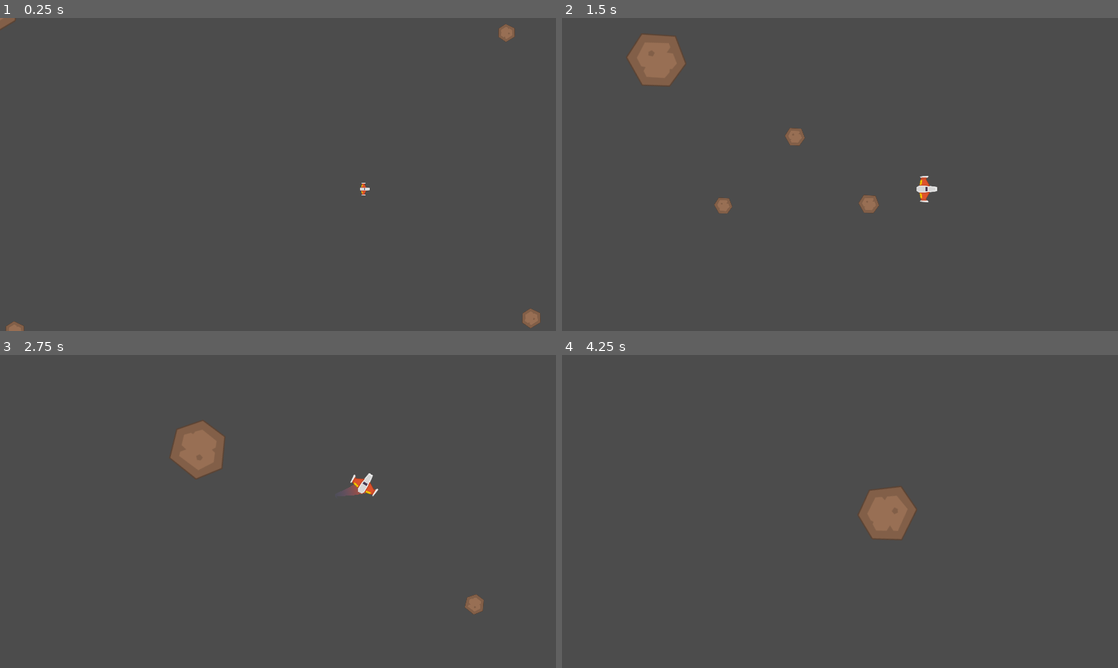
Above: before the commit, frames 1-4 (two rows, left to right).
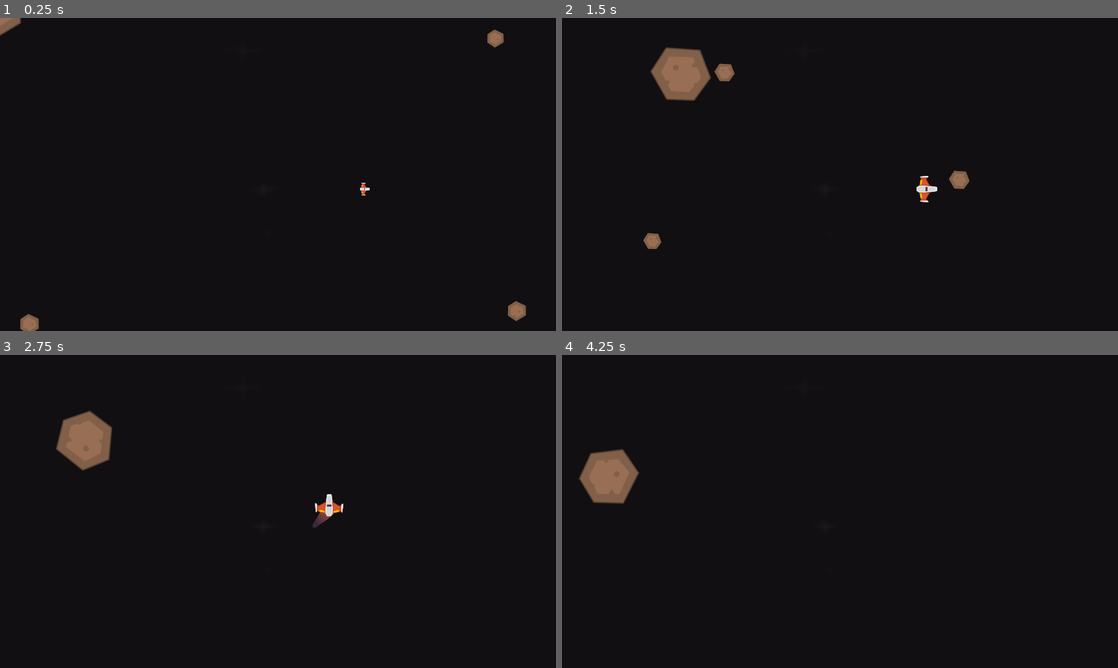
Above: after the commit, the same moments.

Repository: Agustinrach/Meteoritos
Game: Godot game, scene res://Juego/Niveles/NivelTest.tscn
Same seed, same stepped clock (60 frames per second), same inputs: the game is played once before the commit and once after it. The project has no main scene, so this scene is started directly.
Inputs (mouse positions are in pixels of both pictures, inside the frame that each line leads up to):
- Up to frame 1 (0.25 s): no input
- Up to frame 2 (1.5 s): move the mouse to (962, 158) at 0.52 s; press the mouse at (962, 158) at 0.53 s; hold W (mover_adelante) 0.53-1.28 s; move the mouse to (728, 190) at 1.27 s; release the mouse at (728, 190) at 1.28 s; hold S (mover_atras) from 1.28 s (still down); right-click (728, 190) at 1.35 s
- Up to frame 3 (2.75 s): move the mouse to (333, 442) at 2.02 s; release S (mover_atras) at 2.03 s; hold W (mover_adelante) from 2.03 s (still down); hold Left (rotar_antihorario) from 2.03 s (still down)
- Up to frame 4 (4.25 s): move the mouse to (812, 574) at 2.77 s; release Left (rotar_antihorario) at 2.78 s; tap Right (rotar_horario) at 2.85 s; move the mouse to (1006, 558) at 3.52 s; release W (mover_adelante) at 3.53 s; press the mouse at (1006, 558) at 3.53 s; hold S (mover_atras) from 3.53 s (still down)

The runs differ from the first frame. In frame 1, 100% of the frame differs, in the area x 0-100%, y 0-100%; in frame 2, 99%; in frame 3, 100%; in frame 4, 100%.

Commit message:
explosionMeteorito y fondo

Diff:
--- a/Juego/Autoloads/Eventos.gd
+++ b/Juego/Autoloads/Eventos.gd
@@ -3,3 +3,4 @@
 signal disparo(proyectil)
 signal nave_destruida (posicion)
 signal spawn_meteorito(posicion, direccion, tamanio)
+signal meteorito_destruido(posicion)
--- /dev/null
+++ b/Juego/Explosiones/ExplosionMeteorito.gd
@@ -0,0 +1,6 @@
+class_name ExplosionMeteorito
+extends Node2D
+
+
+func _on_AnimationPlayer_animation_finished(anim_name):
+	queue_free()
--- /dev/null
+++ b/Juego/Explosiones/ExplosionMeteorito.tscn
@@ -0,0 +1,273 @@
+[gd_scene load_steps=10 format=2]
+
+[ext_resource path="res://Juego/Explosiones/meteoritoDim2.png" type="Texture" id=1]
+[ext_resource path="res://Juego/Explosiones/meteoritoMed1.png" type="Texture" id=2]
+[ext_resource path="res://Juego/Explosiones/meteoritoMed2.png" type="Texture" id=3]
+[ext_resource path="res://Juego/Explosiones/meteoritoPeq1.png" type="Texture" id=4]
+[ext_resource path="res://Juego/Explosiones/meteoritoPeq2.png" type="Texture" id=5]
+[ext_resource path="res://Juego/Explosiones/meteoritoDim1.png" type="Texture" id=6]
+[ext_resource path="res://Juego/Explosiones/explosionMeteoritoo.ogg" type="AudioStream" id=7]
+[ext_resource path="res://Juego/Explosiones/ExplosionMeteorito.gd" type="Script" id=8]
+
+[sub_resource type="Animation" id=1]
+resource_name = "default"
+length = 1.5
+tracks/0/type = "value"
+tracks/0/path = NodePath("SpriteDiminuto1:position")
+tracks/0/interp = 1
+tracks/0/loop_wrap = true
+tracks/0/imported = false
+tracks/0/enabled = true
+tracks/0/keys = {
+"times": PoolRealArray( 0, 1.5 ),
+"transitions": PoolRealArray( 1, 1 ),
+"update": 0,
+"values": [ Vector2( 0, 0 ), Vector2( 70, 70 ) ]
+}
+tracks/1/type = "value"
+tracks/1/path = NodePath("SpriteDiminuto1:rotation_degrees")
+tracks/1/interp = 1
+tracks/1/loop_wrap = true
+tracks/1/imported = false
+tracks/1/enabled = true
+tracks/1/keys = {
+"times": PoolRealArray( 0, 1.5 ),
+"transitions": PoolRealArray( 1, 1 ),
+"update": 0,
+"values": [ 0.0, 195.4 ]
+}
+tracks/2/type = "value"
+tracks/2/path = NodePath("SpriteDiminuto1:scale")
+tracks/2/interp = 1
+tracks/2/loop_wrap = true
+tracks/2/imported = false
+tracks/2/enabled = true
+tracks/2/keys = {
+"times": PoolRealArray( 0, 1.5 ),
+"transitions": PoolRealArray( 1, 1 ),
+"update": 0,
+"values": [ Vector2( 1, 1 ), Vector2( 0, 0 ) ]
+}
+tracks/3/type = "value"
+tracks/3/path = NodePath("SpriteDiminuto2:position")
+tracks/3/interp = 1
+tracks/3/loop_wrap = true
+tracks/3/imported = false
+tracks/3/enabled = true
+tracks/3/keys = {
+"times": PoolRealArray( 0, 1.5 ),
+"transitions": PoolRealArray( 1, 1 ),
+"update": 0,
+"values": [ Vector2( 0, 0 ), Vector2( -91.3443, -66.1459 ) ]
+}
+tracks/4/type = "value"
+tracks/4/path = NodePath("SpriteDiminuto2:rotation_degrees")
+tracks/4/interp = 1
+tracks/4/loop_wrap = true
+tracks/4/imported = false
+tracks/4/enabled = true
+tracks/4/keys = {
+"times": PoolRealArray( 0, 1.5 ),
+"transitions": PoolRealArray( 1, 1 ),
+"update": 0,
+"values": [ 0.0, -129.6 ]
+}
+tracks/5/type = "value"
+tracks/5/path = NodePath("SpriteDiminuto2:scale")
+tracks/5/interp = 1
+tracks/5/loop_wrap = true
+tracks/5/imported = false
+tracks/5/enabled = true
+tracks/5/keys = {
+"times": PoolRealArray( 0, 1.5 ),
+"transitions": PoolRealArray( 1, 1 ),
+"update": 0,
+"values": [ Vector2( 1, 1 ), Vector2( 0.15, 0.15 ) ]
+}
+tracks/6/type = "value"
+tracks/6/path = NodePath("SpriteMedio1:position")
+tracks/6/interp = 1
+tracks/6/loop_wrap = true
+tracks/6/imported = false
+tracks/6/enabled = true
+tracks/6/keys = {
+"times": PoolRealArray( 0, 1.5 ),
+"transitions": PoolRealArray( 1, 1 ),
+"update": 0,
+"values": [ Vector2( 0, 0 ), Vector2( 149.226, -28.0633 ) ]
+}
+tracks/7/type = "value"
+tracks/7/path = NodePath("SpriteMedio1:rotation_degrees")
+tracks/7/interp = 1
+tracks/7/loop_wrap = true
+tracks/7/imported = false
+tracks/7/enabled = true
+tracks/7/keys = {
+"times": PoolRealArray( 0, 1.5 ),
+"transitions": PoolRealArray( 1, 1 ),
+"update": 0,
+"values": [ 0.0, -144.0 ]
+}
+tracks/8/type = "value"
+tracks/8/path = NodePath("SpriteMedio1:scale")
+tracks/8/interp = 1
+tracks/8/loop_wrap = true
+tracks/8/imported = false
+tracks/8/enabled = true
+tracks/8/keys = {
+"times": PoolRealArray( 0, 1.5 ),
+"transitions": PoolRealArray( 1, 1 ),
+"update": 0,
+"values": [ Vector2( 1, 1 ), Vector2( 0.1, 0.1 ) ]
+}
+tracks/9/type = "value"
+tracks/9/path = NodePath("SpriteMedio2:position")
+tracks/9/interp = 1
+tracks/9/loop_wrap = true
+tracks/9/imported = false
+tracks/9/enabled = true
+tracks/9/keys = {
+"times": PoolRealArray( 0, 1.5 ),
+"transitions": PoolRealArray( 1, 1 ),
+"update": 0,
+"values": [ Vector2( 0, 0 ), Vector2( -146.107, 29.8451 ) ]
+}
+tracks/10/type = "value"
+tracks/10/path = NodePath("SpriteMedio2:rotation_degrees")
+tracks/10/interp = 1
+tracks/10/loop_wrap = true
+tracks/10/imported = false
+tracks/10/enabled = true
+tracks/10/keys = {
+"times": PoolRealArray( 0, 1.5 ),
+"transitions": PoolRealArray( 1, 1 ),
+"update": 0,
+"values": [ 0.0, -244.8 ]
+}
+tracks/11/type = "value"
+tracks/11/path = NodePath("SpriteMedio2:scale")
+tracks/11/interp = 1
+tracks/11/loop_wrap = true
+tracks/11/imported = false
+tracks/11/enabled = true
+tracks/11/keys = {
+"times": PoolRealArray( 0, 1.5 ),
+"transitions": PoolRealArray( 1, 1 ),
+"update": 0,
+"values": [ Vector2( 1, 1 ), Vector2( 0.1, 0.1 ) ]
+}
+tracks/12/type = "value"
+tracks/12/path = NodePath("SpritePequeño1:position")
+tracks/12/interp = 1
+tracks/12/loop_wrap = true
+tracks/12/imported = false
+tracks/12/enabled = true
+tracks/12/keys = {
+"times": PoolRealArray( 0, 1.5 ),
+"transitions": PoolRealArray( 1, 1 ),
+"update": 0,
+"values": [ Vector2( 0, 0 ), Vector2( -21.827, 102.899 ) ]
+}
+tracks/13/type = "value"
+tracks/13/path = NodePath("SpritePequeño1:rotation_degrees")
+tracks/13/interp = 1
+tracks/13/loop_wrap = true
+tracks/13/imported = false
+tracks/13/enabled = true
+tracks/13/keys = {
+"times": PoolRealArray( 0, 1.5 ),
+"transitions": PoolRealArray( 1, 1 ),
+"update": 0,
+"values": [ 0.0, -244.8 ]
+}
+tracks/14/type = "value"
+tracks/14/path = NodePath("SpritePequeño1:scale")
+tracks/14/interp = 1
+tracks/14/loop_wrap = true
+tracks/14/imported = false
+tracks/14/enabled = true
+tracks/14/keys = {
+"times": PoolRealArray( 0, 1.5 ),
+"transitions": PoolRealArray( 1, 1 ),
+"update": 0,
+"values": [ Vector2( 1, 1 ), Vector2( 0.1, 0.1 ) ]
+}
+tracks/15/type = "value"
+tracks/15/path = NodePath("SpritePequeño2:position")
+tracks/15/interp = 1
+tracks/15/loop_wrap = true
+tracks/15/imported = false
+tracks/15/enabled = true
+tracks/15/keys = {
+"times": PoolRealArray( 0, 1.5 ),
+"transitions": PoolRealArray( 1, 1 ),
+"update": 0,
+"values": [ Vector2( 0, 0 ), Vector2( 66.2253, -112.246 ) ]
+}
+tracks/16/type = "value"
+tracks/16/path = NodePath("SpritePequeño2:rotation_degrees")
+tracks/16/interp = 1
+tracks/16/loop_wrap = true
+tracks/16/imported = false
+tracks/16/enabled = true
+tracks/16/keys = {
+"times": PoolRealArray( 0, 1.5 ),
+"transitions": PoolRealArray( 1, 1 ),
+"update": 0,
+"values": [ 0.0, 216.0 ]
+}
+tracks/17/type = "value"
+tracks/17/path = NodePath("SpritePequeño2:scale")
+tracks/17/interp = 1
+tracks/17/loop_wrap = true
+tracks/17/imported = false
+tracks/17/enabled = true
+tracks/17/keys = {
+"times": PoolRealArray( 0, 1.5 ),
+"transitions": PoolRealArray( 1, 1 ),
+"update": 0,
+"values": [ Vector2( 1, 1 ), Vector2( 0.1, 0.1 ) ]
+}
+tracks/18/type = "value"
+tracks/18/path = NodePath("AudioStreamPlayer2D:playing")
+tracks/18/interp = 1
+tracks/18/loop_wrap = true
+tracks/18/imported = false
+tracks/18/enabled = true
+tracks/18/keys = {
+"times": PoolRealArray( 0, 1.2 ),
+"transitions": PoolRealArray( 1, 1 ),
+"update": 1,
+"values": [ true, false ]
+}
+
+[node name="ExplosionMeteorito" type="Node2D"]
+script = ExtResource( 8 )
+
+[node name="SpriteDiminuto1" type="Sprite" parent="."]
+texture = ExtResource( 6 )
+
+[node name="SpriteDiminuto2" type="Sprite" parent="."]
+texture = ExtResource( 1 )
+
+[node name="SpriteMedio1" type="Sprite" parent="."]
+texture = ExtResource( 2 )
+
+[node name="SpriteMedio2" type="Sprite" parent="."]
+texture = ExtResource( 3 )
+
+[node name="SpritePequeño1" type="Sprite" parent="."]
+texture = ExtResource( 4 )
+
+[node name="SpritePequeño2" type="Sprite" parent="."]
+texture = ExtResource( 5 )
+
+[node name="AnimationPlayer" type="AnimationPlayer" parent="."]
+autoplay = "default"
+anims/default = SubResource( 1 )
+
+[node name="AudioStreamPlayer2D" type="AudioStreamPlayer2D" parent="."]
+position = Vector2( 1.12244, 0.347336 )
+stream = ExtResource( 7 )
+
+[connection signal="animation_finished" from="AnimationPlayer" to="." method="_on_AnimationPlayer_animation_finished"]
--- a/Juego/Meteorito/Meteorito.gd
+++ b/Juego/Meteorito/Meteorito.gd
@@ -26,14 +26,19 @@
 	# calculo masa, tamaño sprite y de colisioandor
 	mass *= tamanio
 	$Sprite.scale= Vector2.ONE * tamanio
+
 	#radio = diametro / 2
+
 	var radio:int = int ($Sprite.texture.get_size().x / 2 * tamanio)
 	var forma_colision : CircleShape2D = CircleShape2D.new()
 	forma_colision.radius = radio
 	$CollisionShape2D.shape = forma_colision
+
 	#calcular velocidades
-	linear_velocity = vel_lineal_base * dir / tamanio
-	angular_velocity = vel_ang_base * tamanio
+
+	linear_velocity = (vel_lineal_base * dir / tamanio) * aleatorizar_velocidad()
+	angular_velocity = (vel_ang_base * tamanio) * aleatorizar_velocidad()
+
 	#calcular hitpoints
 	hitpoints = hitpoints_base * tamanio
 
@@ -47,4 +52,11 @@
 
 func destruir() -> void:
 	$CollisionShape2D.set_deferred("disabled", true)
+	Eventos.emit_signal("meteorito_destruido", global_position)
 	queue_free()
+
+# metodos custom
+
+func aleatorizar_velocidad() -> float:
+	randomize()
+	return rand_range(1.1, 1.4)
--- a/Juego/Naves/player/Player.gd
+++ b/Juego/Naves/player/Player.gd
@@ -137,3 +137,9 @@
 	if hitpoints <=0.0:
 		destruir()
 	impacto_sfx.stop()
+
+
+func _on_body_entered(body):
+	if body is Meteorito:
+		body.destruir()
+		destruir()
--- a/Juego/Naves/player/Player.tscn
+++ b/Juego/Naves/player/Player.tscn
@@ -44,6 +44,9 @@
 collision_mask = 22
 physics_material_override = ExtResource( 2 )
 gravity_scale = 0.0
+contacts_reported = 2
+contact_monitor = true
+can_sleep = false
 linear_damp = 1.0
 angular_damp = 4.0
 script = ExtResource( 3 )
@@ -106,6 +109,7 @@
 [node name="Escudo" parent="." instance=ExtResource( 10 )]
 position = Vector2( -0.656487, 0.230141 )
 
+[connection signal="body_entered" from="." to="." method="_on_body_entered"]
 [connection signal="timeout" from="Canion/TimerEnfriamiento" to="Canion" method="_on_TimerEnfriamiento_timeout"]
 [connection signal="animation_finished" from="AnimationPlayer" to="." method="_on_AnimationPlayer_animation_finished"]
 
--- a/Juego/Niveles/Nivel.gd
+++ b/Juego/Niveles/Nivel.gd
@@ -5,7 +5,8 @@
 ## atributos export
 
 export var explosion:PackedScene = null
-export var meteorito:PackedScene
+export var meteorito:PackedScene =null
+export var explosion_meteorito: PackedScene = null
 
 ## atributos onready
 onready var contenedor_proyectiles:Node
@@ -22,6 +23,7 @@
 		Eventos.connect("disparo", self, "_on_disparo")
 		Eventos.connect("nave_destruida", self, "_on_nave_destruida")
 		Eventos.connect("spawn_meteorito", self, "on_spawn_meteoritos")
+		Eventos.connect("meteorito_destruido", self, "_on_meteorito_destrudio")
 
 func crear_contenedores() -> void:
 	contenedor_proyectiles = Node.new()
@@ -49,3 +51,8 @@
 		tamanio
 	)
 	contenedor_meteoritos.add_child(new_meteorito)
+
+func _on_meteorito_destrudio (pos :Vector2) -> void:
+	var new_explosion:ExplosionMeteorito = explosion_meteorito.instance()
+	new_explosion.global_position = pos
+	add_child(new_explosion)
--- a/Juego/Niveles/NivelTest.tscn
+++ b/Juego/Niveles/NivelTest.tscn
@@ -1,19 +1,25 @@
-[gd_scene load_steps=7 format=2]
+[gd_scene load_steps=9 format=2]
 
 [ext_resource path="res://Juego/Niveles/Nivel.gd" type="Script" id=1]
 [ext_resource path="res://Juego/Naves/player/Player.tscn" type="PackedScene" id=2]
 [ext_resource path="res://default_env.tres" type="Environment" id=3]
 [ext_resource path="res://Juego/Explosiones/Explosion.tscn" type="PackedScene" id=4]
+[ext_resource path="res://Juego/Explosiones/ExplosionMeteorito.tscn" type="PackedScene" id=5]
 [ext_resource path="res://Juego/Meteorito/SpawnerMeteoritos.tscn" type="PackedScene" id=6]
 [ext_resource path="res://Juego/Meteorito/Meteorito.tscn" type="PackedScene" id=7]
+[ext_resource path="res://Juego/Niveles/Fondos/Fondoblack.png" type="Texture" id=8]
 
 [node name="NivelTest" type="Node2D"]
 script = ExtResource( 1 )
 explosion = ExtResource( 4 )
 meteorito = ExtResource( 7 )
+explosion_meteorito = ExtResource( 5 )
 
 [node name="Player" parent="." instance=ExtResource( 2 )]
 position = Vector2( 1259.72, 590.267 )
+
+[node name="Canion" parent="Player" index="3"]
+danio_proyectil = 15
 
 [node name="WorldEnvironment" type="WorldEnvironment" parent="."]
 environment = ExtResource( 3 )
@@ -33,3 +39,11 @@
 [node name="SpawnerMeteoritos2" parent="." instance=ExtResource( 6 )]
 position = Vector2( -106.209, -70.8059 )
 direccion = Vector2( 2, 1 )
+
+[node name="Fondo" type="Sprite" parent="."]
+position = Vector2( 932.338, 589.847 )
+scale = Vector2( 14.5179, 8.58008 )
+texture = ExtResource( 8 )
+
+[editable path="Player"]
+[editable path="Player/Canion"]
--- a/Juego/Proyectiles/Laser/LaserBeam2D.gd
+++ b/Juego/Proyectiles/Laser/LaserBeam2D.gd
@@ -16,7 +16,7 @@
 # It plays appearing and disappearing animations when it's not animating.
 # See `appear()` and `disappear()` for more information.
 var is_casting := false setget set_is_casting
-var radio_danio = 4
+var radio_danio = 10
 
 onready var fill := $FillLine2D
 onready var tween := $Tween
--- a/project.godot
+++ b/project.godot
@@ -28,6 +28,11 @@
 "class": "Estela",
 "language": "GDScript",
 "path": "res://Juego/Naves/player/Estela/Trail2D.gd"
+}, {
+"base": "Node2D",
+"class": "ExplosionMeteorito",
+"language": "GDScript",
+"path": "res://Juego/Explosiones/ExplosionMeteorito.gd"
 }, {
 "base": "RigidBody2D",
 "class": "Meteorito",
@@ -69,6 +74,7 @@
 "EnemigoDummy": "",
 "Escudo": "",
 "Estela": "",
+"ExplosionMeteorito": "",
 "Meteorito": "",
 "MeteoritoSpawner": "",
 "Motor": "",
Not shown, added: Juego/Explosiones/explosionMeteoritoo.ogg.import
Binary file added: Juego/Explosiones/meteoritoDim1.png
Not shown, added: Juego/Explosiones/meteoritoDim1.png.import
Binary file added: Juego/Explosiones/meteoritoDim2.png
Not shown, added: Juego/Explosiones/meteoritoDim2.png.import
Binary file added: Juego/Explosiones/meteoritoMed1.png
Not shown, added: Juego/Explosiones/meteoritoMed1.png.import
Binary file added: Juego/Explosiones/meteoritoMed2.png
Not shown, added: Juego/Explosiones/meteoritoMed2.png.import
Binary file added: Juego/Explosiones/meteoritoPeq1.png
Not shown, added: Juego/Explosiones/meteoritoPeq1.png.import
Binary file added: Juego/Explosiones/meteoritoPeq2.png
(and 10 more such lines)
